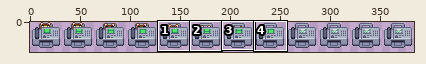
One commit to this sprite sheet: Resources/Textures/Structures/Machines/fax_machine.rsi/inserting_hamster.png. Above, an overview of the earlier version with the close-up marked.
Close-up. Before the commit:
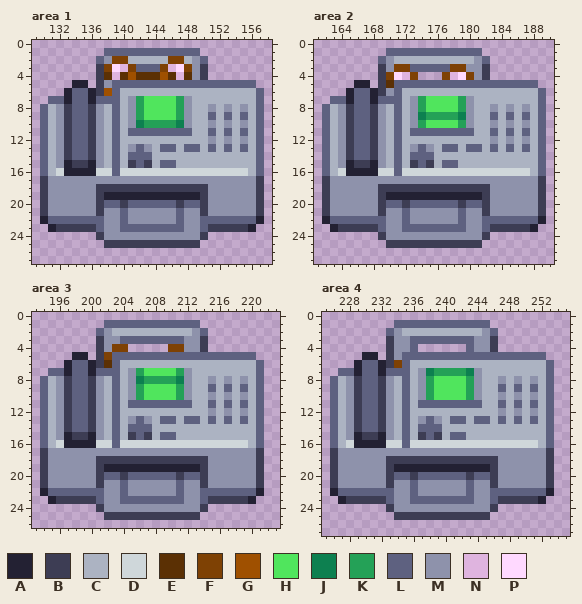
The file is 384x32 pixels. Shown: area 1: x 129..158, y 0..27; area 2: x 161..190, y 0..27; area 3: x 193..223, y 0..26; area 4: x 225..255, y 0..27. The wide view leaves out empty margins. The commit also changed other parts of the picture, which this record leaves out.
Palette (. is transparent): A #232133  B #3d3d54  C #acb3c2  D #cfd7da  E #5b3004  F #7e4104  G #9f5000  H #50e55d  J #0d8050  K #24a157  L #5e6180  M #8e92ab  N #dfb4df  P #ffd9ff
Pixels before, area 1, first column x 130:
 1 ........LLLLLLLLLLLL........
 2 .......LMFFCCCCCFFCML.......
 3 .......BFPNFLLLFNPFMB.......
 4 .......BENEGEEEGENEMB.......
 5 ....AA.BMLLLLLLLLLLLLLLLLLL.
 6 ...ALLABGLCCCCCCCCCCCCCCCCCL
 7 .LLALLALLLCMKHHHHKMCCCCCCCCL
 8 LCMBLLBMCLCMKHHHHKMCCMCMCMCL
 9 LCMBLLBMCLCMKHHHHKMCCLCLCLCL
10 LCMBLLBMCLCMJKKKKJMCCMCMCMCL
11 LCMBLLBMCLCLLLLLLLLCCLCLCLCL
12 LCMBLLBMCLCCCCCCCCCCCMCMCMCL
13 LCMBLLBMCLCMLMCLLCLLCLCLCLCL
14 LCMBLLBMCLCLLLCCCCCCCCCCCCCL
15 LCMABBAMCLCBLBCLLCCCCCCCCCCL
16 LCDAAAADDLDDDDDDDDDDDDDDDDCL
17 BMMMMMMMMMMMMMMMMMMMMMMMMMMB
18 BMMMMMMBBBBBBBBBBBBBBMMMMMMB
19 BMMMMMMBAAAAAAAAAAAABMMMMMMB
20 BMMMMMMBLLBLLLLLLBLLBMMMMMMB
21 BMMMMMMBMMLMMMMMMLMMBMMMMMMB
22 ALLLLLLLMMLMMMMMMLMMLLLLLLLA
23 .ABBBBBLMMLLLLLLLLMMLBBBBBA.
24 .......BMMMMMMMMMMMMB.......
25 ........BBBBBBBBBBBB........
Pixels before, area 2, first column x 162:
 1 ........LLLLLLLLLLLL........
 2 .......LMCCCCCCCCCCML.......
 3 .......BMFFLLLLLFFMMB.......
 4 .......BFPNF...FNPFMB.......
 5 ....AA.BELLLLLLLLLLLLLLLLLL.
 6 ...ALLABMLCCCCCCCCCCCCCCCCCL
 7 .LLALLALLLCMKHHHHKMCCCCCCCCL
 8 LCMBLLBMCLCMKHHHHKMCCMCMCMCL
 9 LCMBLLBMCLCMJKKKKJMCCLCLCLCL
10 LCMBLLBMCLCMKHHHHKMCCMCMCMCL
11 LCMBLLBMCLCLLLLLLLLCCLCLCLCL
12 LCMBLLBMCLCCCCCCCCCCCMCMCMCL
13 LCMBLLBMCLCMLMCLLCLLCLCLCLCL
14 LCMBLLBMCLCLLLCCCCCCCCCCCCCL
15 LCMABBAMCLCBLBCLLCCCCCCCCCCL
16 LCDAAAADDLDDDDDDDDDDDDDDDDCL
17 BMMMMMMMMMMMMMMMMMMMMMMMMMMB
18 BMMMMMMBBBBBBBBBBBBBBMMMMMMB
19 BMMMMMMBAAAAAAAAAAAABMMMMMMB
20 BMMMMMMBLLBLLLLLLBLLBMMMMMMB
21 BMMMMMMBMMLMMMMMMLMMBMMMMMMB
22 ALLLLLLLMMLMMMMMMLMMLLLLLLLA
23 .ABBBBBLMMLLLLLLLLMMLBBBBBA.
24 .......BMMMMMMMMMMMMB.......
25 ........BBBBBBBBBBBB........
Pixels before, area 3, first column x 194:
 1 ........LLLLLLLLLLLL........
 2 .......LMCCCCCCCCCCML.......
 3 .......BMMLLLLLLLLMMB.......
 4 .......BMFF.....FFMMB.......
 5 ....AA.BFLLLLLLLLLLLLLLLLLL.
 6 ...ALLABELCCCCCCCCCCCCCCCCCL
 7 .LLALLALLLCMKHHHHKMCCCCCCCCL
 8 LCMBLLBMCLCMJKKKKJMCCMCMCMCL
 9 LCMBLLBMCLCMKHHHHKMCCLCLCLCL
10 LCMBLLBMCLCMKHHHHKMCCMCMCMCL
11 LCMBLLBMCLCLLLLLLLLCCLCLCLCL
12 LCMBLLBMCLCCCCCCCCCCCMCMCMCL
13 LCMBLLBMCLCMLMCLLCLLCLCLCLCL
14 LCMBLLBMCLCLLLCCCCCCCCCCCCCL
15 LCMABBAMCLCBLBCLLCCCCCCCCCCL
16 LCDAAAADDLDDDDDDDDDDDDDDDDCL
17 BMMMMMMMMMMMMMMMMMMMMMMMMMMB
18 BMMMMMMBBBBBBBBBBBBBBMMMMMMB
19 BMMMMMMBAAAAAAAAAAAABMMMMMMB
20 BMMMMMMBLLBLLLLLLBLLBMMMMMMB
21 BMMMMMMBMMLMMMMMMLMMBMMMMMMB
22 ALLLLLLLMMLMMMMMMLMMLLLLLLLA
23 .ABBBBBLMMLLLLLLLLMMLBBBBBA.
24 .......BMMMMMMMMMMMMB.......
25 ........BBBBBBBBBBBB........
Pixels before, area 4, first column x 226:
 1 ........LLLLLLLLLLLL........
 2 .......LMCCCCCCCCCCML.......
 3 .......BMMLLLLLLLLMMB.......
 4 .......BMML......LMMB.......
 5 ....AA.BMLLLLLLLLLLLLLLLLLL.
 6 ...ALLABFLCCCCCCCCCCCCCCCCCL
 7 .LLALLALLLCMJKKKKJMCCCCCCCCL
 8 LCMBLLBMCLCMKHHHHKMCCMCMCMCL
 9 LCMBLLBMCLCMKHHHHKMCCLCLCLCL
10 LCMBLLBMCLCMKHHHHKMCCMCMCMCL
11 LCMBLLBMCLCLLLLLLLLCCLCLCLCL
12 LCMBLLBMCLCCCCCCCCCCCMCMCMCL
13 LCMBLLBMCLCMLMCLLCLLCLCLCLCL
14 LCMBLLBMCLCLLLCCCCCCCCCCCCCL
15 LCMABBAMCLCBLBCLLCCCCCCCCCCL
16 LCDAAAADDLDDDDDDDDDDDDDDDDCL
17 BMMMMMMMMMMMMMMMMMMMMMMMMMMB
18 BMMMMMMBBBBBBBBBBBBBBMMMMMMB
19 BMMMMMMBAAAAAAAAAAAABMMMMMMB
20 BMMMMMMBLLBLLLLLLBLLBMMMMMMB
21 BMMMMMMBMMLMMMMMMLMMBMMMMMMB
22 ALLLLLLLMMLMMMMMMLMMLLLLLLLA
23 .ABBBBBLMMLLLLLLLLMMLBBBBBA.
24 .......BMMMMMMMMMMMMB.......
25 ........BBBBBBBBBBBB........
Now the later version:
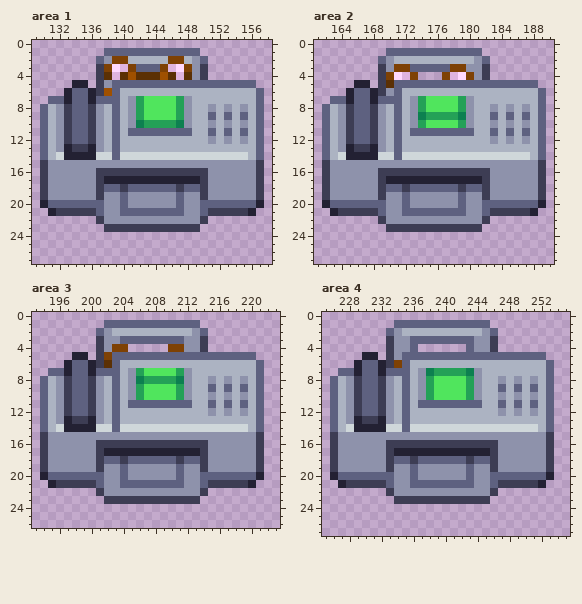
Changes in this commit:
Changed rows in their new state; - is an unchanged pixel.
Area 1:
first column x 130:
13 ---ABBA----CCC-CC-CC-C-C-C--
14 --DAAAADD-DDDDDDDDDDDDDDDD--
15 BM-MMMM-MMMMMMMMMMMMMMMMMMMB
16 BMMMMMMBBBBBBBBBBBBBBMMMMMMB
17 -------BAAAAAAAAAAAAB-------
18 --------LL-LLLLLL-LL--------
19 --------MMLMMMMMMLMM--------
20 ALLLLLLLMMLMMMMMMLMMLLLLLLLA
21 .ABBBBBL---LLLLLL---LBBBBBA.
22 .......B--M------M--B.......
23 -.......BBBBBBBBBBBB.......-
24 -------..............-------
25 --------............--------
Area 2:
first column x 162:
13 ---ABBA----CCC-CC-CC-C-C-C--
14 --DAAAADD-DDDDDDDDDDDDDDDD--
15 BM-MMMM-MMMMMMMMMMMMMMMMMMMB
16 BMMMMMMBBBBBBBBBBBBBBMMMMMMB
17 -------BAAAAAAAAAAAAB-------
18 --------LL-LLLLLL-LL--------
19 --------MMLMMMMMMLMM--------
20 ALLLLLLLMMLMMMMMMLMMLLLLLLLA
21 .ABBBBBL---LLLLLL---LBBBBBA.
22 .......B--M------M--B.......
23 -.......BBBBBBBBBBBB.......-
24 -------..............-------
25 --------............--------
Area 3:
first column x 194:
13 ---ABBA----CCC-CC-CC-C-C-C--
14 --DAAAADD-DDDDDDDDDDDDDDDD--
15 BM-MMMM-MMMMMMMMMMMMMMMMMMMB
16 BMMMMMMBBBBBBBBBBBBBBMMMMMMB
17 -------BAAAAAAAAAAAAB-------
18 --------LL-LLLLLL-LL--------
19 --------MMLMMMMMMLMM--------
20 ALLLLLLLMMLMMMMMMLMMLLLLLLLA
21 .ABBBBBL---LLLLLL---LBBBBBA.
22 .......B--M------M--B.......
23 -.......BBBBBBBBBBBB.......-
24 -------..............-------
25 --------............--------
Area 4:
first column x 226:
13 ---ABBA----CCC-CC-CC-C-C-C--
14 --DAAAADD-DDDDDDDDDDDDDDDD--
15 BM-MMMM-MMMMMMMMMMMMMMMMMMMB
16 BMMMMMMBBBBBBBBBBBBBBMMMMMMB
17 -------BAAAAAAAAAAAAB-------
18 --------LL-LLLLLL-LL--------
19 --------MMLMMMMMMLMM--------
20 ALLLLLLLMMLMMMMMMLMMLLLLLLLA
21 .ABBBBBL---LLLLLL---LBBBBBA.
22 .......B--M------M--B.......
23 -.......BBBBBBBBBBBB.......-
24 -------..............-------
25 --------............--------
Boxes around the changes in both close-ups, in picture pixels (x1, y1, x2, y2):
changed: (40, 144, 264, 248)
changed: (322, 144, 546, 248)
changed: (40, 416, 264, 520)
changed: (330, 416, 554, 520)
